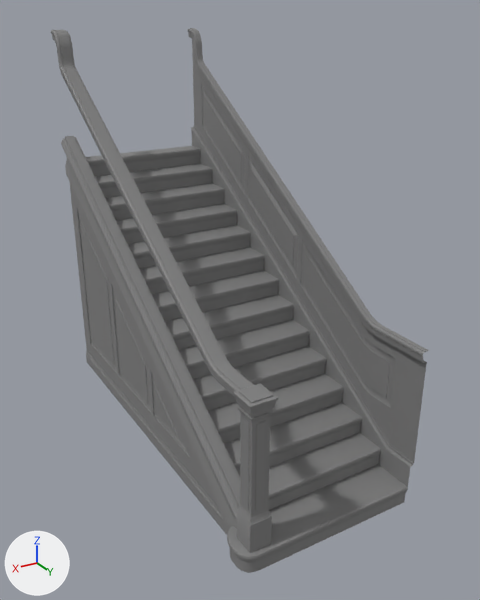
An edit to the FBX model Projet Final Manoir/Manoir_FBX_Unwrapped/AR-Staircase_01.FBX, drawn before and after from the same camera.
The view is the same before and after, from a camera (50 mm lens) standing at (9.78, 8.85, 10.42) and looking at (1.95, -4.2, 3.9). The axes (+X, +Y, +Z) are drawn at lower left. The lights are the same throughout. Where no turn or scale is listed for an object, it has been applied to the vertices.

Objects in the first picture: 'AR-Staircase_01'.
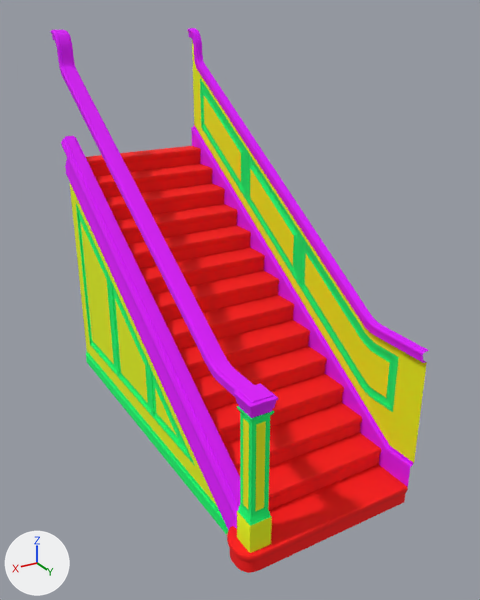
What differs and where, as boxes (x1, y1, x2, y2) in the pictures (480 x 600 px):
part 1 of me_mesh, recoloured (grey to green): (200, 79, 399, 412) in both
part 2 of me_mesh, recoloured (grey to green): (237, 406, 274, 526) in both
part 3 of me_mesh, recoloured (grey to green): (76, 204, 228, 535) in both
part 4 of me_mesh, recoloured: (51, 30, 76, 73) in both
part 5 of me_mesh, recoloured: (61, 68, 278, 531) in both
part 6 of me_mesh, recoloured: (187, 28, 204, 134) in both
part 7 of me_mesh, recoloured (grey to pink): (191, 63, 429, 487) in both
part 8 of me_mesh, recoloured (grey to red): (86, 146, 408, 573) in both
part 9 of me_mesh, recoloured (grey to yellow): (192, 40, 427, 463) in both
part 10 of me_mesh, recoloured (grey to yellow): (70, 184, 217, 506) in both
part 11 of me_mesh, recoloured (grey to yellow): (237, 418, 272, 553) in both

The edits, one by one:
Material 'Material #16' (mat_material__16) is new.
Its base color is (0.816, 0.961, 0.0) (yellow #e9fb00).
Its roughness is 0.859.
Material 'Material #15' (mat_material__15) is new.
Its base color is (1.0, 0.0, 0.0) (red #ff0000).
Its roughness is 0.859.
Material 'Material #14' (mat_material__14) is new.
Its base color is (0.0, 1.0, 0.165) (green #00ff71).
Its roughness is 0.859.
Material 'Material #13' (mat_material__13) is new.
Its base color is (0.729, 0.0, 1.0) (pink #de00ff).
Its roughness is 0.859.
me_mesh has 1257 vertices, 2135 faces and spans x 0.0..4.54, y -10.16..0.25, z 0.0..10.04.
me_mesh is used by ob_ar_staircase_01; location (0.0, 0.0, 0.0).
me_mesh part 1: 212 of the faces centred in x 0.01..0.07, y -9.68..-0.58, z 2.03..8.61 switch from mat_worldgridmaterial (grey #808080) to mat_material__14 (green #00ff71).
me_mesh part 2: 152 of the faces centred in x 3.81..4.32, y -0.38..0.12, z 1.19..3.64 switch from mat_worldgridmaterial (grey #808080) to mat_material__14 (green #00ff71).
me_mesh part 3: 137 of the faces centred in x 4.12..4.21, y -10.02..-3.38, z 0.1..5.37 switch from mat_worldgridmaterial (grey #808080) to mat_material__14 (green #00ff71).
me_mesh part 4: 441 of the faces centred in x 3.86..4.27, y -10.14..-9.52, z 6.08..10.04 switch from mat_worldgridmaterial (grey #808080) to mat_material__13 (pink #de00ff).
me_mesh part 5: 337 of the faces centred in x 3.76..4.37, y -7.04..0.18, z 0.12..7.43 switch from mat_worldgridmaterial (grey #808080) to mat_material__13 (pink #de00ff).
me_mesh part 6: 243 of the faces centred in x 0.04..0.19, y -10.14..-9.52, z 7.14..10.04 switch from mat_worldgridmaterial (grey #808080) to mat_material__13 (pink #de00ff).
me_mesh part 7: 135 of the faces centred in x 0.04..0.19, y -7.19..-0.01, z 0.59..7.43 switch from mat_worldgridmaterial (grey #808080) to mat_material__13 (pink #de00ff).
me_mesh part 8: 362 of the faces centred in x 1.38..4.54, y -9.98..0.25, z 0.1..6.6 switch from mat_worldgridmaterial (grey #808080) to mat_material__15 (red #ff0000).
me_mesh part 9: 73 of the faces centred in x 0.03..0.07, y -10.05..-0.02, z 1.31..9.75 switch from mat_worldgridmaterial (grey #808080) to mat_material__16 (yellow #e9fb00).
me_mesh part 10: 27 of the faces centred in x 4.17, y -10.02..-2.82, z 0.54..5.84 switch from mat_worldgridmaterial (grey #808080) to mat_material__16 (yellow #e9fb00).
me_mesh part 11: 16 of the faces centred in x 3.81..4.32, y -0.38..0.12, z 0.71..2.78 switch from mat_worldgridmaterial (grey #808080) to mat_material__16 (yellow #e9fb00).
